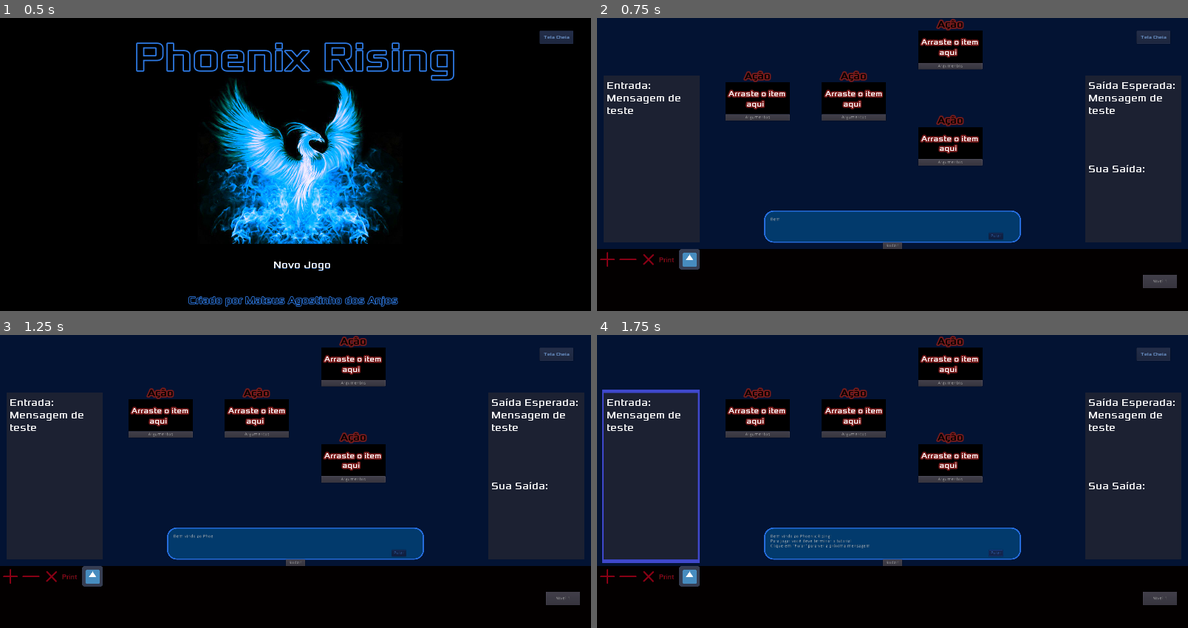
Above: before the commit, frames 1-4 (two rows, left to right).
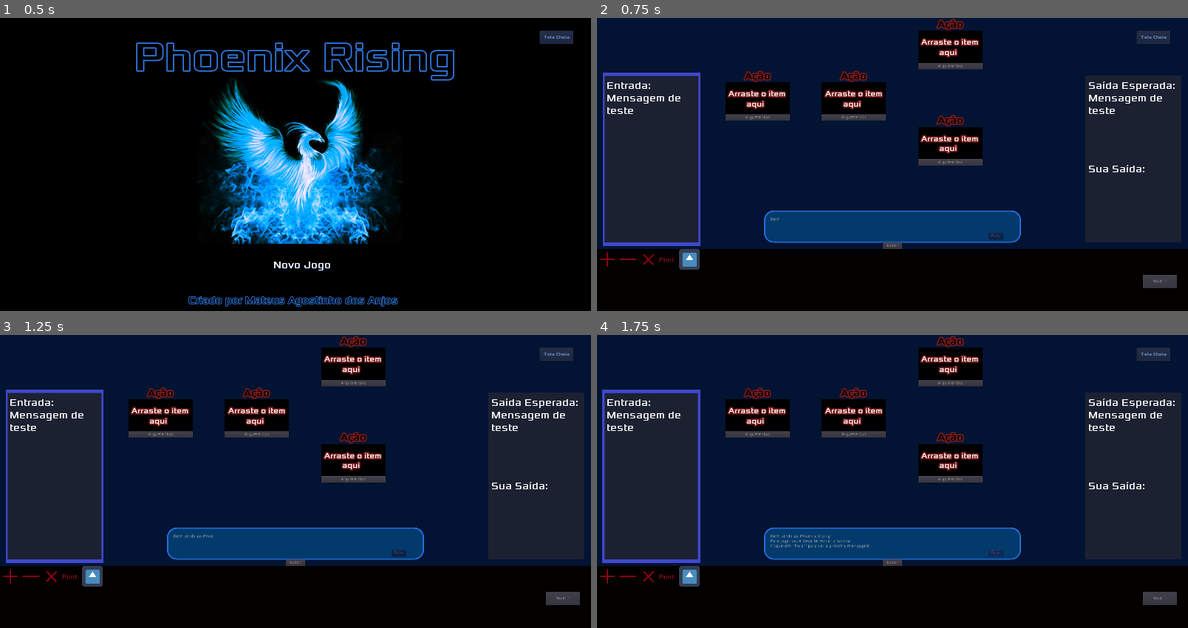
Above: after the commit, the same moments.

Repository: MateusdosAnjos/MAC0499
Game: Godot game, scene res://TelaInicial/TitleScreen.tscn
Same seed, same stepped clock (60 frames per second), same inputs: the game is played once before the commit and once after it.
Inputs:
- Up to frame 1 (0.5 s): no input
- Up to frame 2 (0.75 s): click "Novo Jogo" at 0.5 s
- Up to frame 3 (1.25 s): no input
- Up to frame 4 (1.75 s): click "Pular" at 1.25 s

Frame 1 is identical in both runs. In frame 2, 0.8% of the frame differs, in the area x 1-18%, y 18-78%; in frame 3, 0.8%; in frame 4, 0.3%.

Commit message:
Trocado o nó do script em DialogBox

Diff:
--- a/Phoenix Rising/Tutorial/DialogBox.gd
+++ b/Phoenix Rising/Tutorial/DialogBox.gd
@@ -1,5 +1,5 @@
 # DialogBox.gd
-extends RichTextLabel
+extends Panel
 
 # Variables
 var dialog = [
@@ -11,34 +11,35 @@
 var page = 0
 var max_pages = 2
 
-onready var SkipButton = get_parent().get_node("Skip")
+onready var SkipButton = get_node("Skip")
+onready var TextBox = get_node("TextBox")
 
 # Functions
 func _ready():
     set_process_input(true)
-    set_bbcode(dialog[page])
-    set_visible_characters(0)
+    TextBox.set_bbcode(dialog[page])
+    TextBox.set_visible_characters(0)
     for node_name in visual_dialog_nodes:
-        get_parent().get_node(node_name).hide()
+        get_node(node_name).hide()
 
 func _on_Timer_timeout():
-    set_visible_characters(get_visible_characters()+1)
-    if page == max_pages and get_visible_characters() > get_total_character_count():
+    TextBox.set_visible_characters(TextBox.get_visible_characters()+1)
+    if page == max_pages and TextBox.get_visible_characters() > TextBox.get_total_character_count():
         SkipButton.text = "Esconder"
 
 func _on_Skip_pressed():
     show_visual()
     if SkipButton.text == "Esconder":
-        get_parent().hide()
+        hide()
         get_tree().paused = false
     else:
-        if get_visible_characters() > get_total_character_count():
+        if TextBox.get_visible_characters() > TextBox.get_total_character_count():
             if page < dialog.size()-1:
                 page += 1
-                set_bbcode(dialog[page])
-                set_visible_characters(0)
+                TextBox.set_bbcode(dialog[page])
+                TextBox.set_visible_characters(0)
         else:
-            set_visible_characters(get_total_character_count())
+            TextBox.set_visible_characters(TextBox.get_total_character_count())
 
 func show_visual():
-    get_parent().get_node(visual_dialog_nodes[page]).show()
+    get_node(visual_dialog_nodes[page]).show()
--- a/Phoenix Rising/Tutorial/DialogBox.tscn
+++ b/Phoenix Rising/Tutorial/DialogBox.tscn
@@ -17,14 +17,23 @@
 corner_radius_bottom_right = 30
 corner_radius_bottom_left = 30
 
+[sub_resource type="SpriteFrames" id=2]
+animations = [ {
+"frames": [ ExtResource( 2 ), null ],
+"loop": true,
+"name": "flashy",
+"speed": 4.0
+} ]
+
 [node name="DialogBox" type="Panel"]
 margin_left = 520.0
 margin_top = 600.0
 margin_right = 1320.0
 margin_bottom = 700.0
 custom_styles/panel = SubResource( 1 )
+script = ExtResource( 1 )
 
-[node name="RichTextLabel" type="RichTextLabel" parent="."]
+[node name="TextBox" type="RichTextLabel" parent="."]
 margin_left = 20.0
 margin_top = 20.9025
 margin_right = 780.0
@@ -32,7 +41,6 @@
 rect_pivot_offset = Vector2( -470, -380.902 )
 bbcode_enabled = true
 visible_characters = 0
-script = ExtResource( 1 )
 
 [node name="Timer" type="Timer" parent="."]
 wait_time = 0.04
@@ -69,5 +77,11 @@
 margin_bottom = 100.0
 texture = ExtResource( 4 )
 expand = true
-[connection signal="timeout" from="Timer" to="RichTextLabel" method="_on_Timer_timeout"]
-[connection signal="pressed" from="Skip" to="RichTextLabel" method="_on_Skip_pressed"]
+
+[node name="AnimatedSprite" type="AnimatedSprite" parent="."]
+position = Vector2( -350, -160 )
+scale = Vector2( 1.18773, 2.10874 )
+frames = SubResource( 2 )
+animation = "flashy"
+[connection signal="timeout" from="Timer" to="." method="_on_Timer_timeout"]
+[connection signal="pressed" from="Skip" to="." method="_on_Skip_pressed"]
Not shown: 1 places in Phoenix Rising/Tutorial/DialogBox.tscn that only renumber resources
